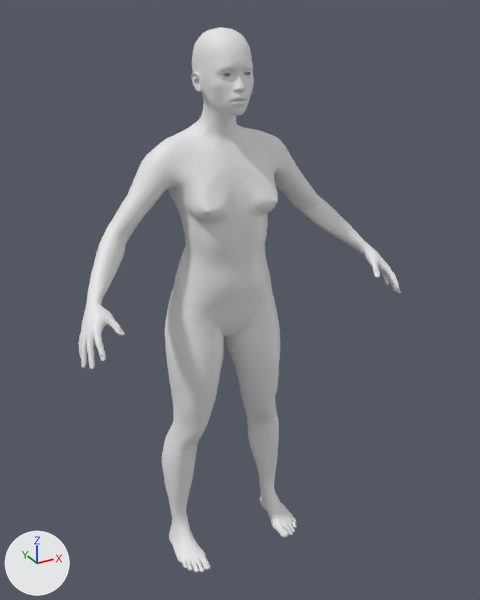
The glTF model assets/bodies/body_01_medium/BODY.glb as it was, and as the next commit left it.
Camera for both pictures: a 50 mm camera at (-0.825, -1.638, 1.636) aimed at (0.029, -0.085, 0.859). Lighting does not change. The marker at lower left points along +X, +Y and +Z. The older version comes first. Vertices at exactly the same position are counted once.

Script lines for the objects in view, before the commit:
```python
me_body_01_medium = bpy.data.meshes.new('body_01_medium')
me_body_01_medium.from_pydata(...)  # 13380 vertices, 26756 faces; spans x -0.49..0.49, y -0.29..0.09, z 0.0..1.59
ob_body_01_medium = bpy.data.objects.new('body_01_medium', me_body_01_medium)
ob_body_01_medium.location = (0.0, 0.0, 0.0)
```
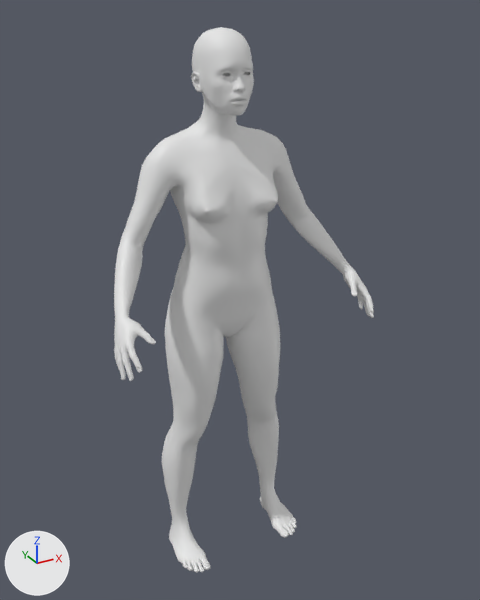
Location of each change, (x1, y1, x2, y2) in pixels of the pictures (480 x 600 px; the box of a moved part takes in the faces that stretch with it):
'body_01_medium', reshaped (19% narrower)
    before: (78, 27, 401, 573)
    after: (114, 27, 374, 573)
part 1 of me_body_01_medium, moved or reshaped
    before: (78, 139, 180, 369)
    after: (114, 139, 182, 381)
part 2 of me_body_01_medium, moved or reshaped
    before: (264, 132, 401, 294)
    after: (268, 133, 374, 318)

The change, as a list of edits to the scene's bpy script:
```text
Change me_body_01_medium:
    used by ob_body_01_medium; location = (0.0, 0.0, 0.0)
    remove me_body_01_medium.from_pydata(...)  # 13380 vertices, 26756 faces; spans x -0.49..0.49, y -0.29..0.09, z 0.0..1.59
    add me_body_01_medium.from_pydata(...)  # 13380 vertices, 26756 faces; spans x -0.39..0.39, y -0.29..0.09, z 0.0..1.59
    me_body_01_medium part 1: 2102 of the vertices in x -0.49..-0.15, y -0.29..0.03, z 0.85..1.31 are turned -12.5 degrees about the y axis through their middle, then moved by (0.04, 0.0, -0.03)
    me_body_01_medium part 2: 2102 of the vertices in x 0.15..0.49, y -0.29..0.03, z 0.85..1.31 are turned 12.5 degrees about the y axis through their middle, then moved by (-0.04, 0.0, -0.03)
```
